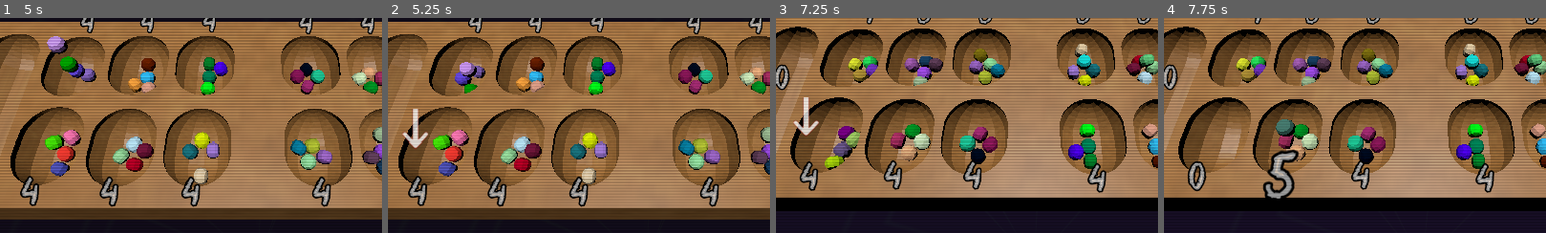
Above: before the commit, frames 1-4 (left to right).
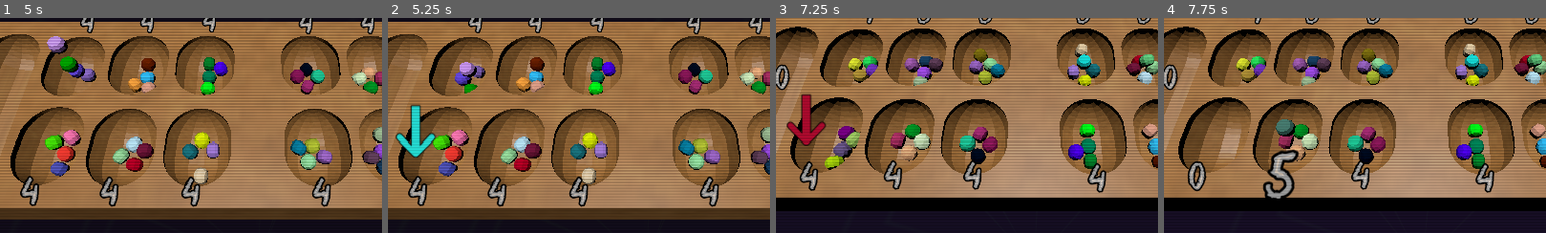
Above: after the commit, the same moments.

Repository: sym-z/3d-mancala
Game: Godot game, scene res://scenes/main_menu.tscn
The game is run twice, just before and just after one commit, with the same random seed, the same clock (stepped at 60 frames per second) and the same inputs.
Inputs:
- Up to frame 1 (5 s): click "PLAY" at 0.5 s; hold Right (ui_right) 1.28-2.03 s; hold S (slam) 1.28-2.03 s; tap Space (ui_select) at 1.52, 2.27, 3.77, 4.52 s; hold Left (ui_left) 2.03-2.78 s; tap S (slam) at 2.1, 3.6 s; hold S (slam) 2.78-3.53 s; hold Right (ui_right) 2.78-4.28 s; hold Left (ui_left) from 4.28 s (still down); hold S (slam) from 4.28 s (still down)
- Up to frame 2 (5.25 s): keep holding Left (ui_left); release S (slam) at 5.03 s; tap S (slam) at 5.1 s
- Up to frame 3 (7.25 s): tap Space (ui_select) at 5.27, 6.77 s; hold S (slam) 5.78-6.53 s; release Left (ui_left) at 6.53 s; hold Right (ui_right) from 6.53 s (still down); tap S (slam) at 6.6 s
- Up to frame 4 (7.75 s): keep holding Right (ui_right); hold S (slam) from 7.28 s (still down); tap Space (ui_select) at 7.52 s
The pictures show only the part of the screen within x 16-66%, y 21-71%; the shares and areas given below are measured in that part.

Frame 1 is identical in both runs. In frame 2, 1.2% of the frame differs, in the area x 2-13%, y 40-65%; in frame 3, 1.1%; in frame 4, nothing differs.

Commit message:
better arrow

Diff:
--- a/src/scenes/level_script.gd
+++ b/src/scenes/level_script.gd
@@ -47,6 +47,7 @@
 	arrow_pointer.visible = false
 	await board_setup()
 	arrow_pointer.visible = true
+	arrow_pointer.modulate = Color("LIGHT_SEA_GREEN")
 	game_ready = true
 	allow_input = true
 #region Game Setup
@@ -119,10 +120,12 @@
 		curr_turn = TURN.TWO
 		p1_cam.current = false
 		p2_cam.current = true
+		arrow_pointer.modulate = Color("CRIMSON")
 	else:
 		curr_turn = TURN.ONE
 		p1_cam.current = true
 		p2_cam.current = false
+		arrow_pointer.modulate = Color("LIGHT_SEA_GREEN")
 
 	# Change arrow to be new selection
 	set_selection(0)
--- a/src/scenes/sample_scene.tscn
+++ b/src/scenes/sample_scene.tscn
@@ -8,6 +8,7 @@
 [ext_resource type="Script" uid="uid://b3hl5psd3m3ob" path="res://scripts/placement_marker.gd" id="5_kg8jk"]
 [ext_resource type="Texture2D" uid="uid://ms4b8vqdfki" path="res://assets/sprites/arrow.png" id="6_6idux"]
 [ext_resource type="PackedScene" uid="uid://ckyorgxr70rcw" path="res://scenes/bank_label.tscn" id="7_oiwk8"]
+[ext_resource type="Script" uid="uid://d36owtleowg20" path="res://scripts/selection_arrow.gd" id="8_4dbp5"]
 [ext_resource type="Script" uid="uid://di852yft7dld3" path="res://scripts/player_turn_label.gd" id="8_76x20"]
 [ext_resource type="FontFile" uid="uid://c4cxtyqn866dk" path="res://CrayonLibre-BLVel.otf" id="8_udu4s"]
 [ext_resource type="Script" uid="uid://cmeo1f1fxiya6" path="res://scripts/extra_turn_notif.gd" id="9_1o07t"]
@@ -238,10 +239,11 @@
 script = ExtResource("5_kg8jk")
 
 [node name="Selection Arrow" type="Sprite3D" parent="." unique_id=1875995472]
-transform = Transform3D(0.1, 0, 0, 0, 0.1, 0, 0, 0, 0.1, 0, 1.1056426, 0)
+transform = Transform3D(0.15, 0, 0, 0, 0.15, 0, 0, 0, 0.15, 0, 1.1056426, 0)
 modulate = Color(1, 1, 1, 0.78431374)
 billboard = 1
 texture = ExtResource("6_6idux")
+script = ExtResource("8_4dbp5")
 
 [node name="Bank Labels" type="Node3D" parent="." unique_id=846181313]
 
--- /dev/null
+++ b/src/scripts/selection_arrow.gd
@@ -0,0 +1,19 @@
+extends Sprite3D
+
+
+# Called when the node enters the scene tree for the first time.
+func _ready():
+	pass # Replace with function body.
+
+
+# Called every frame. 'delta' is the elapsed time since the previous frame.
+var time : float = 0.0
+var speed : float = 2.
+func _process(delta):
+	time += delta
+	var factor : float = (sin(time*speed)/6)+0.7
+	print("COLOR BEFORE: ", modulate, " COLOR AFTER: " , Color(factor,factor,factor * factor,1),1)
+	modulate.v = factor
+
+
+	pass
Binary file changed: src/assets/sprites/arrow.png
Not shown, added: src/scripts/selection_arrow.gd.uid
